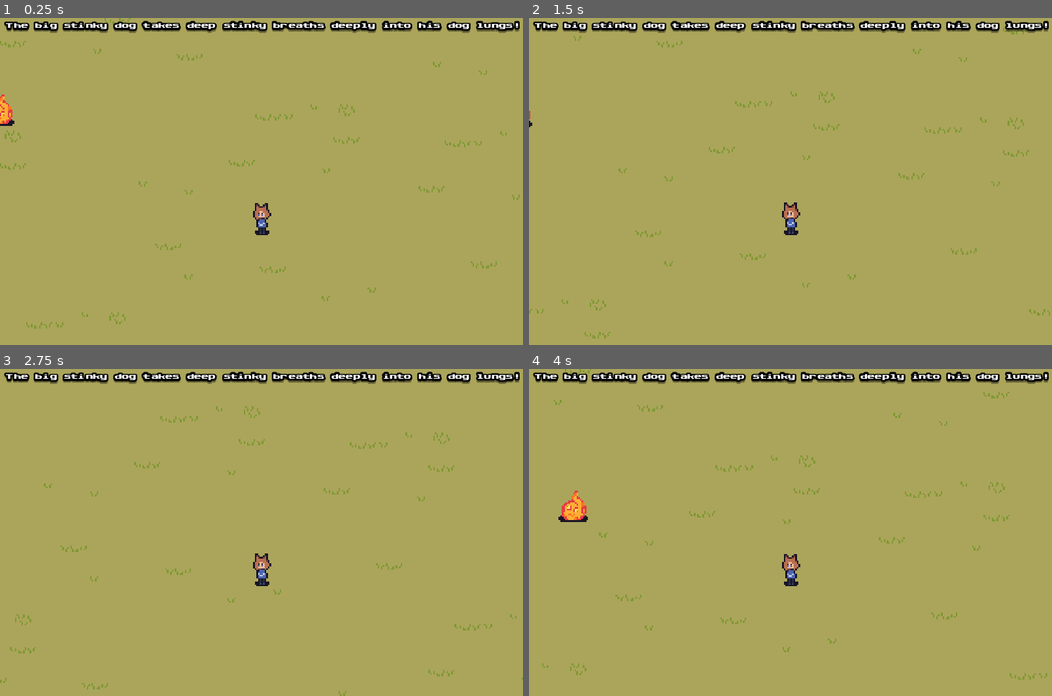
Above: before the commit, frames 1-4 (two rows, left to right).
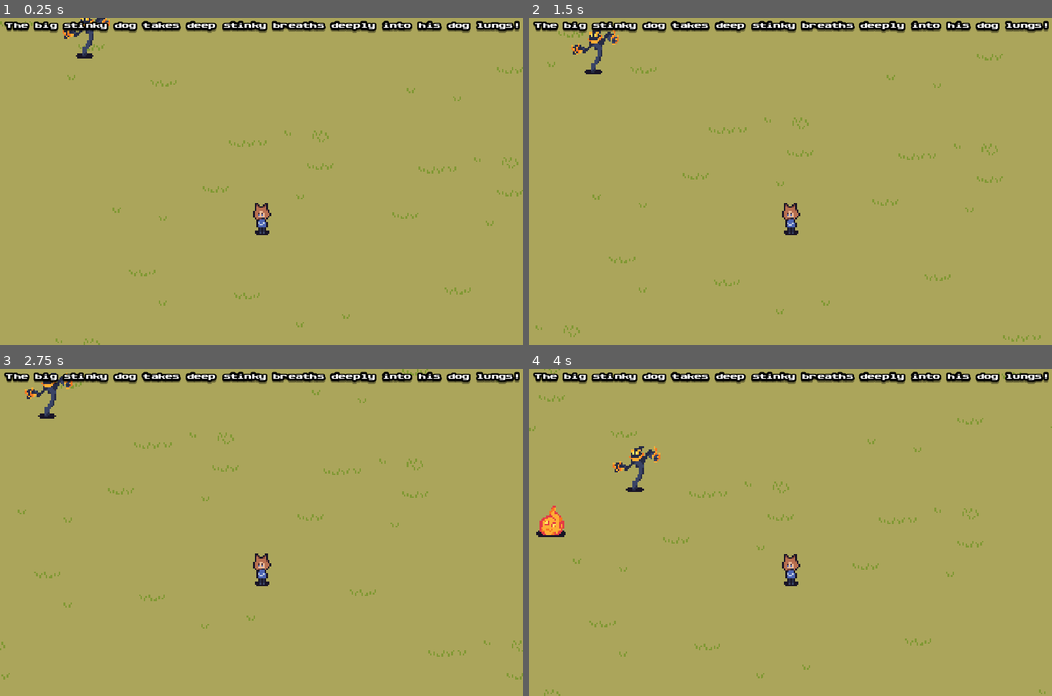
Above: after the commit, the same moments.

Repository: ColtonPhillips/its-spreading
Game: Godot game, scene res://scenes/world.tscn
Two runs of this game, one before a commit and one after it. Both use one fixed random seed, a clock stepped at 60 frames per second and the inputs below.
Inputs:
- Up to frame 1 (0.25 s): no input
- Up to frame 2 (1.5 s): hold D (move_right) 0.53-1.28 s; hold S (move_down) from 1.28 s (still down)
- Up to frame 3 (2.75 s): release S (move_down) at 2.03 s; hold D (move_right) from 2.03 s (still down)
- Up to frame 4 (4 s): release D (move_right) at 2.78 s; hold W (move_up) 2.78-3.53 s; hold A (move_left) from 3.53 s (still down)

The runs differ from the first frame. In frame 1, 1.6% of the frame differs, in the area x 0-100%, y 0-100%; in frame 2, 1.6%; in frame 3, 1.5%; in frame 4, 2.2%.

Commit message:
refactor gui and add a whisp

Diff:
--- a/scenes/enemy/fire_orb_enemy.tscn
+++ b/scenes/enemy/fire_orb_enemy.tscn
@@ -6,7 +6,7 @@
 [sub_resource type="CircleShape2D" id="CircleShape2D_l1kca"]
 radius = 7.07107
 
-[node name="Enemy" instance=ExtResource("1_ni0a7")]
+[node name="FireOrbEnemy" instance=ExtResource("1_ni0a7")]
 
 [node name="Sprite2D" parent="." index="0"]
 position = Vector2(0, -15)
--- /dev/null
+++ b/scenes/enemy/wisp_enemy.tscn
@@ -0,0 +1,18 @@
+[gd_scene load_steps=4 format=3 uid="uid://dkiuk5y53nmy2"]
+
+[ext_resource type="PackedScene" uid="uid://0pcv5ermn1p" path="res://scenes/enemy/enemy.tscn" id="1_da14o"]
+[ext_resource type="Texture2D" uid="uid://cjuoaowmdixmj" path="res://art/sheet.png" id="2_svgh6"]
+
+[sub_resource type="RectangleShape2D" id="RectangleShape2D_lusr8"]
+size = Vector2(7, 25)
+
+[node name="WispEnemy" instance=ExtResource("1_da14o")]
+
+[node name="Sprite2D" parent="." index="0"]
+texture = ExtResource("2_svgh6")
+region_enabled = true
+region_rect = Rect2(64, 0, 32, 32)
+
+[node name="CollisionShape2D" parent="." index="1"]
+position = Vector2(0, 3)
+shape = SubResource("RectangleShape2D_lusr8")
--- a/scenes/player.tscn
+++ b/scenes/player.tscn
@@ -21,6 +21,6 @@
 position = Vector2(0, -32)
 zoom = Vector2(4, 4)
 
-[node name="Hitbox" type="CollisionShape2D" parent="."]
+[node name="CollisionShape2D" type="CollisionShape2D" parent="."]
 position = Vector2(0, -8)
 shape = SubResource("CapsuleShape2D_cfm71")
--- a/scenes/world.tscn
+++ b/scenes/world.tscn
@@ -1,9 +1,10 @@
-[gd_scene load_steps=5 format=3 uid="uid://27phkm3uydxm"]
+[gd_scene load_steps=6 format=3 uid="uid://27phkm3uydxm"]
 
 [ext_resource type="Texture2D" uid="uid://5dtxv8q8u4ae" path="res://art/grass.png" id="1_3fkv3"]
 [ext_resource type="PackedScene" uid="uid://c3vntakhy0jq7" path="res://scenes/player.tscn" id="1_5kmuy"]
 [ext_resource type="PackedScene" uid="uid://bjopb88sq766e" path="res://scenes/enemy/fire_orb_enemy.tscn" id="3_vh7tc"]
-[ext_resource type="PackedScene" uid="uid://54h5abumwo2c" path="res://test/test_canvas_layer.tscn" id="4_u55po"]
+[ext_resource type="PackedScene" uid="uid://54h5abumwo2c" path="res://gui/gameplay_gui.tscn" id="4_u55po"]
+[ext_resource type="PackedScene" uid="uid://dkiuk5y53nmy2" path="res://scenes/enemy/wisp_enemy.tscn" id="4_y0un6"]
 
 [node name="World" type="Node2D"]
 
@@ -14,8 +15,12 @@
 region_rect = Rect2(-4000, -4000, 4000, 4000)
 
 [node name="Player" parent="." instance=ExtResource("1_5kmuy")]
+position = Vector2(16, -16)
 
-[node name="Enemy" parent="." instance=ExtResource("3_vh7tc")]
+[node name="FireOrbEnemy" parent="." instance=ExtResource("3_vh7tc")]
 position = Vector2(-165, -69)
 
-[node name="CanvasLayer" parent="." instance=ExtResource("4_u55po")]
+[node name="WispEnemy" parent="." instance=ExtResource("4_y0un6")]
+position = Vector2(-95, -143)
+
+[node name="GameplayGUI" parent="." instance=ExtResource("4_u55po")]
Renamed: test/test_canvas_layer.tscn -> gui/gameplay_gui.tscn
